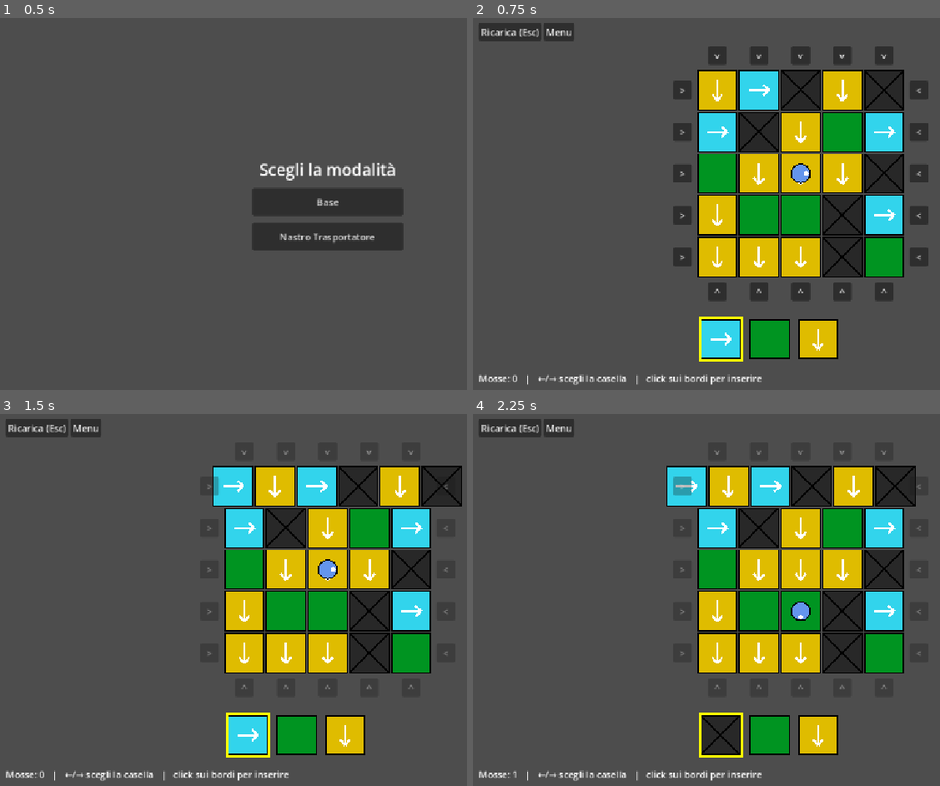
Above: before the commit, frames 1-4 (two rows, left to right).
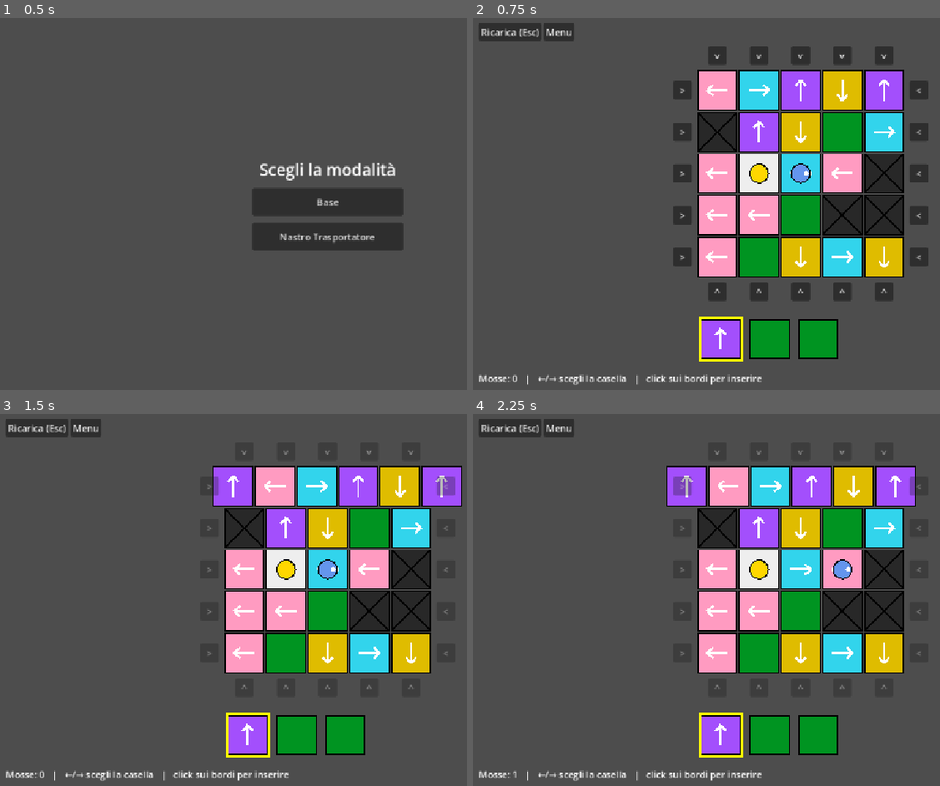
Above: after the commit, the same moments.

Repository: mattsoli/gameoff2026
Game: Godot game, scene res://main_menu.tscn
Two runs of this game, one before a commit and one after it. Both use one fixed random seed, a clock stepped at 60 frames per second and the inputs below.
Inputs:
- Up to frame 1 (0.5 s): no input
- Up to frame 2 (0.75 s): click "Base" at 0.5 s
- Up to frame 3 (1.5 s): click ">" at 1.25 s
- Up to frame 4 (2.25 s): click "<" at 2 s

Frame 1 is identical in both runs. In frame 2, 15% of the frame differs, in the area x 48-92%, y 14-92%; in frame 3, 16%; in frame 4, 16%, in the area x 41-95%, y 14-92%.

Commit message:
new goal tile

Diff:
--- a/core/game_config.gd
+++ b/core/game_config.gd
@@ -24,6 +24,9 @@
 
 @export_group("Obiettivo")
 @export var goal: GoalDefinition
+## Tessera obiettivo posizionata dentro la board (Kind.GOAL). Si sposta come le altre.
+@export var goal_tile: TileDefinition
+@export var goal_tile_count: int = 1
 
 @export_group("Generale")
 ## 0 = seed casuale a ogni avvio.
--- a/core/game_session.gd
+++ b/core/game_session.gd
@@ -8,6 +8,7 @@
 var hand: Array[TileInstance] = []
 var selected_hand_index: int = 0
 var outcome: Outcome = Outcome.PLAYING
+var _spawn_pool: Array[TileDefinition] = []
 
 var _config: GameConfig
 var _rng: RandomNumberGenerator = RandomNumberGenerator.new()
@@ -24,12 +25,14 @@
 	else:
 		_rng.seed = config.rng_seed
 
-	board = BoardGenerator.generate(config.board_size, config.tile_pool, _rng)
+	_spawn_pool = _build_spawn_pool(config.tile_pool)
+	board = BoardGenerator.generate(config.board_size, _spawn_pool, _rng)
 	for i: int in config.hand_size:
-		hand.append(BoardGenerator.create_random_tile(config.tile_pool, _rng))
+		hand.append(BoardGenerator.create_random_tile(_spawn_pool, _rng))
 
 	assert(board.is_inside(config.start_cell), "start_cell fuori dalla board")
 	_ensure_accessible_start()
+	_place_goal_tiles()
 	pawn = PawnState.new(config.start_cell, config.start_direction)
 
 
@@ -81,9 +84,13 @@
 		else:
 			turn.pawn_wrapped = true
 
+	# 3b. La pedina è stata portata dallo shift su una tessera goal?
+	_check_goal_tile()
+
 	# 4. Comportamento della pedina (specifico della modalità).
 	if outcome == Outcome.PLAYING:
 		_config.pawn_behavior.resolve_turn(self, turn)
+		_check_goal_tile()
 
 	if outcome == Outcome.PLAYING and hand.is_empty():
 		outcome = Outcome.LOST
@@ -146,6 +153,10 @@
 
 
 func _update_hand(pushed_out: TileInstance) -> void:
+	if pushed_out.definition.kind == TileDefinition.Kind.GOAL:
+		hand[selected_hand_index] = pushed_out
+		return
+
 	match _config.pushed_out_tile_policy:
 		GameConfig.PushedOutTilePolicy.RETURN_TO_HAND:
 			hand[selected_hand_index] = pushed_out
@@ -156,6 +167,40 @@
 				hand.remove_at(selected_hand_index)
 				selected_hand_index = clampi(selected_hand_index, 0, maxi(hand.size() - 1, 0))
 
+func _build_spawn_pool(source: Array[TileDefinition]) -> Array[TileDefinition]:
+	var result: Array[TileDefinition] = []
+	for definition: TileDefinition in source:
+		if definition.kind != TileDefinition.Kind.GOAL:
+			result.append(definition)
+	assert(not result.is_empty(), "Il tile_pool non contiene tessere non-goal")
+	return result
+
+
+func _place_goal_tiles() -> void:
+	if _config.goal_tile == null:
+		return
+	assert(_config.goal_tile.kind == TileDefinition.Kind.GOAL, "goal_tile deve avere Kind = GOAL")
+	assert(_config.goal_tile.is_accessible, "goal_tile deve essere accessibile")
+
+	var candidates: Array[Vector2i] = []
+	for y: int in board.size.y:
+		for x: int in board.size.x:
+			var cell: Vector2i = Vector2i(x, y)
+			if cell != _config.start_cell:
+				candidates.append(cell)
+
+	var count: int = mini(_config.goal_tile_count, candidates.size())
+	for i: int in count:
+		var pick: int = _rng.randi_range(0, candidates.size() - 1)
+		board.set_tile(candidates[pick], TileInstance.new(_config.goal_tile))
+		candidates.remove_at(pick)
+
+
+func _check_goal_tile() -> void:
+	if outcome != Outcome.PLAYING:
+		return
+	if board.get_tile(pawn.cell).definition.kind == TileDefinition.Kind.GOAL:
+		outcome = Outcome.WON
 
 func _ensure_accessible_start() -> void:
 	if board.get_tile(_config.start_cell).definition.is_accessible:
--- a/game_modes/base.tres
+++ b/game_modes/base.tres
@@ -7,6 +7,9 @@
 [ext_resource type="Resource" uid="uid://cv2ud4dpluhs" path="res://tiles/tile_arrow_right.tres" id="4_xnwhb"]
 [ext_resource type="Resource" uid="uid://ckdeuyced1sxm" path="res://tiles/tile_ground.tres" id="5_42pcj"]
 [ext_resource type="Resource" uid="uid://bpgbijjkmld3g" path="res://tiles/tile_wall.tres" id="6_uqhn3"]
+[ext_resource type="Resource" uid="uid://bstw15pf5il6d" path="res://tiles/tile_arrow_left.tres" id="8_vbd55"]
+[ext_resource type="Resource" uid="uid://dvt50tiia7rbf" path="res://tiles/tile_goal.tres" id="9_boyy4"]
+[ext_resource type="Resource" uid="uid://cbjlonbghq8qf" path="res://tiles/tile_arrow_up.tres" id="10_j2tlb"]
 
 [sub_resource type="Resource" id="Resource_fsp2w"]
 script = ExtResource("1_guim5")
@@ -14,6 +17,7 @@
 
 [resource]
 script = ExtResource("1_w8frl")
-tile_pool = Array[ExtResource("2_guim5")]([ExtResource("3_qi3qn"), ExtResource("4_xnwhb"), ExtResource("5_42pcj"), ExtResource("6_uqhn3")])
+tile_pool = Array[ExtResource("2_guim5")]([ExtResource("3_qi3qn"), ExtResource("4_xnwhb"), ExtResource("5_42pcj"), ExtResource("6_uqhn3"), ExtResource("8_vbd55"), ExtResource("9_boyy4"), ExtResource("10_j2tlb")])
 pawn_behavior = SubResource("Resource_fsp2w")
+goal_tile = ExtResource("9_boyy4")
 metadata/_custom_type_script = "uid://d2qj3clkpal8e"
--- /dev/null
+++ b/tiles/tile_arrow_left.tres
@@ -0,0 +1,11 @@
+[gd_resource type="Resource" script_class="TileDefinition" format=3 uid="uid://bstw15pf5il6d"]
+
+[ext_resource type="Script" uid="uid://ojw4tb6m58fu" path="res://core/tile_definition.gd" id="1_syhtv"]
+
+[resource]
+script = ExtResource("1_syhtv")
+id = &"arrow_left"
+kind = 1
+direction = 4
+debug_color = Color(1, 0.6060466, 0.75493777, 1)
+metadata/_custom_type_script = "uid://ojw4tb6m58fu"
--- /dev/null
+++ b/tiles/tile_arrow_up.tres
@@ -0,0 +1,11 @@
+[gd_resource type="Resource" script_class="TileDefinition" format=3 uid="uid://cbjlonbghq8qf"]
+
+[ext_resource type="Script" uid="uid://ojw4tb6m58fu" path="res://core/tile_definition.gd" id="1_7r5mh"]
+
+[resource]
+script = ExtResource("1_7r5mh")
+id = &"arrow_up"
+kind = 1
+direction = 1
+debug_color = Color(0.63730115, 0.3106672, 0.9856197, 1)
+metadata/_custom_type_script = "uid://ojw4tb6m58fu"
--- /dev/null
+++ b/tiles/tile_goal.tres
@@ -0,0 +1,10 @@
+[gd_resource type="Resource" script_class="TileDefinition" format=3 uid="uid://dvt50tiia7rbf"]
+
+[ext_resource type="Script" uid="uid://ojw4tb6m58fu" path="res://core/tile_definition.gd" id="1_w00si"]
+
+[resource]
+script = ExtResource("1_w00si")
+id = &"goal"
+kind = 2
+debug_color = Color(0.9340804, 0.9340805, 0.93408036, 1)
+metadata/_custom_type_script = "uid://ojw4tb6m58fu"
--- a/view/tile_view.gd
+++ b/view/tile_view.gd
@@ -55,3 +55,7 @@
 		draw_line(-tip, tip, Color.WHITE, 4.0)
 		draw_line(tip, tip - dir * half * 0.3 + perp * half * 0.25, Color.WHITE, 4.0)
 		draw_line(tip, tip - dir * half * 0.3 - perp * half * 0.25, Color.WHITE, 4.0)
+
+	if definition.kind == TileDefinition.Kind.GOAL:
+		draw_circle(Vector2.ZERO, half * 0.45, Color.GOLD)
+		draw_arc(Vector2.ZERO, half * 0.45, 0.0, TAU, 24, Color.BLACK, 2.0)
